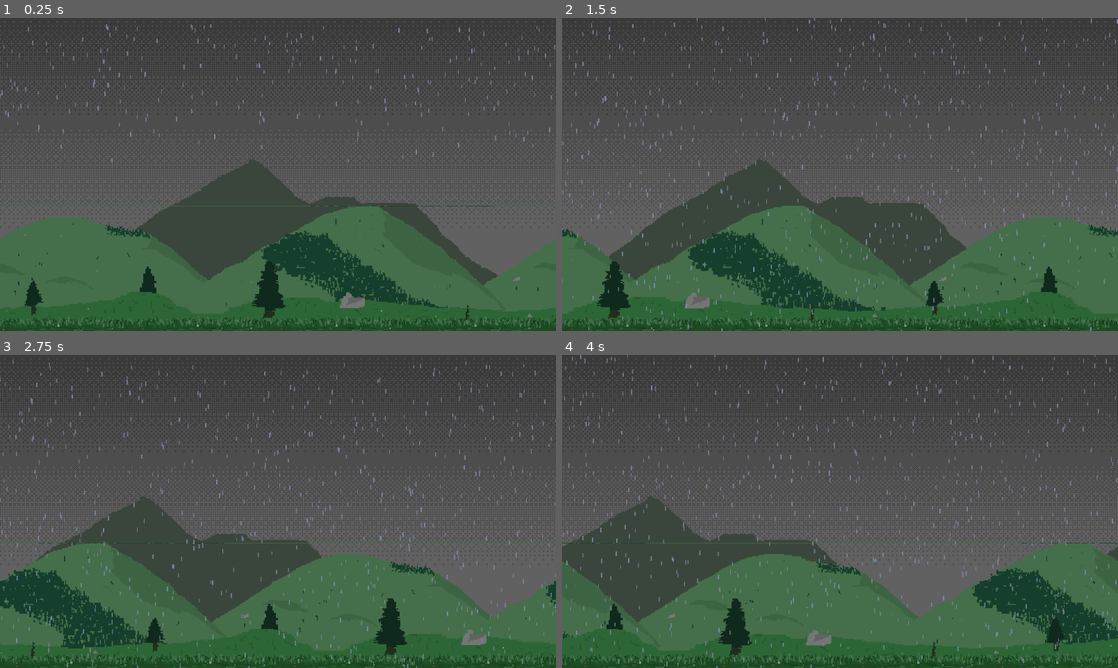
Above: before the commit, frames 1-4 (two rows, left to right).
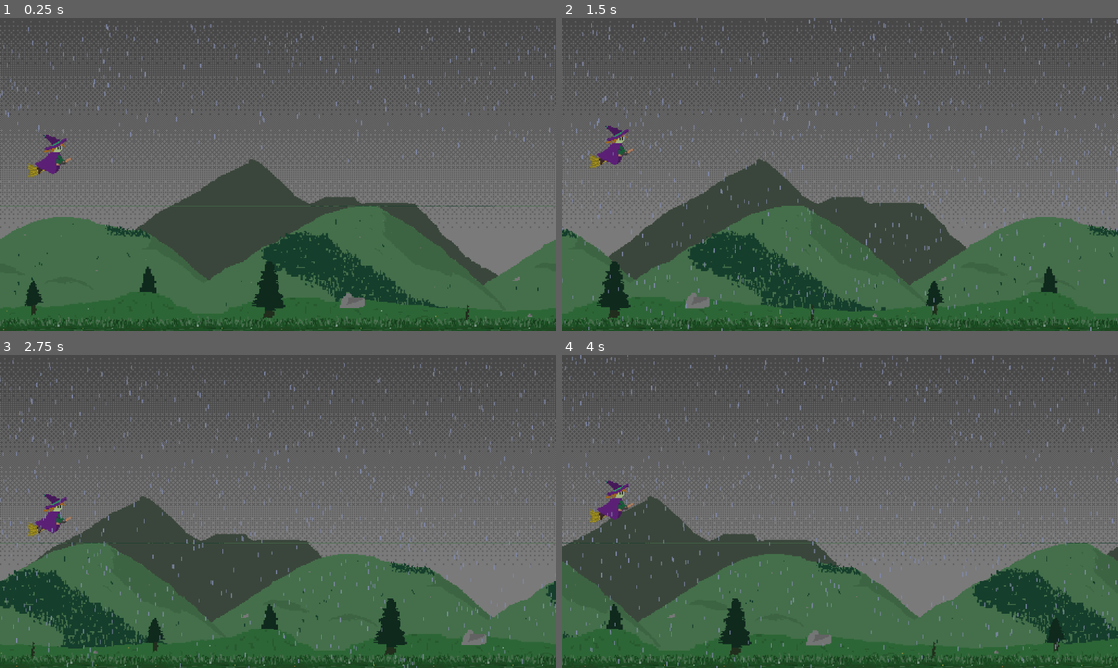
Above: after the commit, the same moments.

Repository: ClementRivaille/storm-witch
Game: Godot game, scene res://main.tscn
Same seed, same stepped clock (60 frames per second), same inputs: the game is played once before the commit and once after it.
Inputs:
- Up to frame 1 (0.25 s): no input
- Up to frame 2 (1.5 s): hold Up (ui_up) 0.53-1.28 s; hold Down (ui_down) from 1.28 s (still down)
- Up to frame 3 (2.75 s): release Down (ui_down) at 2.03 s; hold Up (ui_up) from 2.03 s (still down)
- Up to frame 4 (4 s): release Up (ui_up) at 3.53 s; hold Down (ui_down) from 3.53 s (still down)

The runs differ from the first frame. In frame 1, 6.1% of the frame differs, in the area x 0-100%, y 37-83%; in frame 2, 5.1%; in frame 3, 6.3%, in the area x 0-100%, y 39-84%; in frame 4, 6.1%.

Commit message:
feat: character control

Diff:
--- a/main.tscn
+++ b/main.tscn
@@ -1,13 +1,10 @@
-[gd_scene load_steps=12 format=3 uid="uid://dywdey6v3mhec"]
+[gd_scene load_steps=11 format=3 uid="uid://dywdey6v3mhec"]
 
-[ext_resource type="Texture2D" uid="uid://d2iba3hllntgx" path="res://assets/textures/field_1.png" id="1_sbwsi"]
 [ext_resource type="Texture2D" uid="uid://bhy4q7epwruwk" path="res://assets/textures/sky_1.png" id="1_vue8f"]
 [ext_resource type="Texture2D" uid="uid://cj61jf5juy1ur" path="res://assets/sprites/particles/rain-drop_1.png" id="3_1wp1n"]
-[ext_resource type="Texture2D" uid="uid://bet7pwvijwvlk" path="res://assets/textures/grass.png" id="3_dur6k"]
-[ext_resource type="Script" path="res://scripts/ScrollBackground.gd" id="3_kvrr4"]
-[ext_resource type="Script" path="res://scripts/ScrollableLayer.gd" id="5_0pjhe"]
-[ext_resource type="Texture2D" uid="uid://yma457vwqck" path="res://assets/textures/field_2.png" id="7_p4d46"]
-[ext_resource type="Texture2D" uid="uid://bhincxiqfgn13" path="res://assets/textures/field_3.png" id="8_vmeyv"]
+[ext_resource type="PackedScene" uid="uid://86bl1vogmj8a" path="res://scenes/bg_lvl1.tscn" id="3_4qb4u"]
+[ext_resource type="Script" path="res://scripts/Witch.gd" id="4_mfh7k"]
+[ext_resource type="Texture2D" uid="uid://dsa6d1ld3o6at" path="res://assets/sprites/witch.png" id="9_ejbf4"]
 
 [sub_resource type="Gradient" id="Gradient_2dxoe"]
 colors = PackedColorArray(1, 1, 1, 0.701961, 1, 1, 1, 1)
@@ -32,6 +29,12 @@
 color_initial_ramp = SubResource("GradientTexture1D_0d2cg")
 attractor_interaction_enabled = false
 
+[sub_resource type="CircleShape2D" id="CircleShape2D_w4tjs"]
+radius = 19.2167
+
+[sub_resource type="RectangleShape2D" id="RectangleShape2D_w4onl"]
+size = Vector2(1300, 40)
+
 [node name="Main" type="Node2D"]
 texture_filter = 1
 texture_repeat = 2
@@ -39,7 +42,7 @@
 [node name="DirectionalLight2D" type="DirectionalLight2D" parent="."]
 energy = 0.2
 blend_mode = 1
-range_layer_min = -512
+range_layer_min = -9
 range_layer_max = 100
 height = 1.0
 max_distance = 720.0
@@ -60,7 +63,7 @@
 [node name="Sky" type="CanvasLayer" parent="."]
 layer = -10
 
-[node name="Sprite2D" type="Sprite2D" parent="Sky"]
+[node name="Lvl1" type="Sprite2D" parent="Sky"]
 z_index = -1
 z_as_relative = false
 scale = Vector2(2.5, 2.5)
@@ -69,64 +72,36 @@
 
 [node name="Background" type="Node2D" parent="."]
 
-[node name="Level1" type="Node2D" parent="Background"]
-script = ExtResource("3_kvrr4")
-speed = 500.0
+[node name="Level1" parent="Background" instance=ExtResource("3_4qb4u")]
 
-[node name="Foreground" type="Node2D" parent="Background/Level1"]
+[node name="Witch" type="CharacterBody2D" parent="."]
+position = Vector2(114, 318)
+scale = Vector2(2.5, 2.5)
+motion_mode = 1
+script = ExtResource("4_mfh7k")
+max_speed = 800.0
+momentum_speed = 30.0
+deceleration_factor = 0.85
+lose_momentum = 0.016
 
-[node name="Grass" type="Polygon2D" parent="Background/Level1/Foreground"]
-texture_filter = 1
-texture_repeat = 2
-position = Vector2(0, 720)
-scale = Vector2(2.5, 2.5)
-antialiased = true
-texture = ExtResource("3_dur6k")
-texture_offset = Vector2(0, -14)
-polygon = PackedVector2Array(0, 0, 1024, 0, 1024, -14, 0, -14)
+[node name="Sprite" type="Sprite2D" parent="Witch"]
+scale = Vector2(1, 1)
+texture = ExtResource("9_ejbf4")
 
-[node name="Parallax" type="ParallaxBackground" parent="Background/Level1"]
-layer = -5
-scroll_ignore_camera_zoom = true
+[node name="CollisionShape2D" type="CollisionShape2D" parent="Witch"]
+shape = SubResource("CircleShape2D_w4tjs")
 
-[node name="Field3" type="ParallaxLayer" parent="Background/Level1/Parallax"]
-motion_scale = Vector2(0.2, 0.2)
-script = ExtResource("5_0pjhe")
+[node name="debug" type="Label" parent="Witch"]
+visible = false
+offset_right = 40.0
+offset_bottom = 23.0
 
-[node name="Polygon2D" type="Polygon2D" parent="Background/Level1/Parallax/Field3"]
-texture_filter = 1
-texture_repeat = 2
-position = Vector2(0, 720)
-scale = Vector2(2.5, 2.5)
-antialiased = true
-texture = ExtResource("8_vmeyv")
-texture_offset = Vector2(0, -158)
-polygon = PackedVector2Array(0, 0, 1024, 0, 1024, -158, 0, -158)
+[node name="Walls" type="StaticBody2D" parent="."]
 
-[node name="Field2" type="ParallaxLayer" parent="Background/Level1/Parallax"]
-motion_scale = Vector2(0.5, 0.5)
-script = ExtResource("5_0pjhe")
+[node name="CollisionShape2D" type="CollisionShape2D" parent="Walls"]
+position = Vector2(653, 720)
+shape = SubResource("RectangleShape2D_w4onl")
 
-[node name="Polygon2D" type="Polygon2D" parent="Background/Level1/Parallax/Field2"]
-texture_filter = 1
-texture_repeat = 2
-position = Vector2(0, 720)
-scale = Vector2(2.5, 2.5)
-antialiased = true
-texture = ExtResource("7_p4d46")
-texture_offset = Vector2(0, -115)
-polygon = PackedVector2Array(0, 0, 1024, 0, 1024, -115, 0, -115)
-
-[node name="Field1" type="ParallaxLayer" parent="Background/Level1/Parallax"]
-motion_scale = Vector2(0.8, 0.8)
-script = ExtResource("5_0pjhe")
-
-[node name="Polygon2D" type="Polygon2D" parent="Background/Level1/Parallax/Field1"]
-texture_filter = 1
-texture_repeat = 2
-position = Vector2(0, 720)
-scale = Vector2(2.5, 2.5)
-antialiased = true
-texture = ExtResource("1_sbwsi")
-texture_offset = Vector2(0, -64)
-polygon = PackedVector2Array(0, 0, 1024, 0, 1024, -64, 0, -64)
+[node name="CollisionShape2D2" type="CollisionShape2D" parent="Walls"]
+position = Vector2(653, 0)
+shape = SubResource("RectangleShape2D_w4onl")
--- /dev/null
+++ b/scenes/bg_lvl1.tscn
@@ -0,0 +1,70 @@
+[gd_scene load_steps=7 format=3 uid="uid://86bl1vogmj8a"]
+
+[ext_resource type="Script" path="res://scripts/ScrollBackground.gd" id="1_t0mfe"]
+[ext_resource type="Texture2D" uid="uid://bet7pwvijwvlk" path="res://assets/textures/grass.png" id="2_magau"]
+[ext_resource type="Script" path="res://scripts/ScrollableLayer.gd" id="3_sdh2v"]
+[ext_resource type="Texture2D" uid="uid://bhincxiqfgn13" path="res://assets/textures/field_3.png" id="4_tvhjy"]
+[ext_resource type="Texture2D" uid="uid://yma457vwqck" path="res://assets/textures/field_2.png" id="5_rvf3j"]
+[ext_resource type="Texture2D" uid="uid://d2iba3hllntgx" path="res://assets/textures/field_1.png" id="6_hu5aq"]
+
+[node name="Level1" type="Node2D"]
+script = ExtResource("1_t0mfe")
+speed = 500.0
+
+[node name="Foreground" type="Node2D" parent="."]
+
+[node name="Grass" type="Polygon2D" parent="Foreground"]
+texture_filter = 1
+texture_repeat = 2
+position = Vector2(0, 720)
+scale = Vector2(2.5, 2.5)
+antialiased = true
+texture = ExtResource("2_magau")
+texture_offset = Vector2(0, -14)
+polygon = PackedVector2Array(0, 0, 1024, 0, 1024, -14, 0, -14)
+
+[node name="Parallax" type="ParallaxBackground" parent="."]
+layer = -5
+scroll_ignore_camera_zoom = true
+
+[node name="Field3" type="ParallaxLayer" parent="Parallax"]
+motion_scale = Vector2(0.2, 0.2)
+script = ExtResource("3_sdh2v")
+
+[node name="Polygon2D" type="Polygon2D" parent="Parallax/Field3"]
+texture_filter = 1
+texture_repeat = 2
+position = Vector2(0, 720)
+scale = Vector2(2.5, 2.5)
+antialiased = true
+texture = ExtResource("4_tvhjy")
+texture_offset = Vector2(0, -158)
+polygon = PackedVector2Array(0, 0, 1024, 0, 1024, -158, 0, -158)
+
+[node name="Field2" type="ParallaxLayer" parent="Parallax"]
+motion_scale = Vector2(0.5, 0.5)
+script = ExtResource("3_sdh2v")
+
+[node name="Polygon2D" type="Polygon2D" parent="Parallax/Field2"]
+texture_filter = 1
+texture_repeat = 2
+position = Vector2(0, 720)
+scale = Vector2(2.5, 2.5)
+antialiased = true
+texture = ExtResource("5_rvf3j")
+texture_offset = Vector2(0, -115)
+polygon = PackedVector2Array(0, 0, 1024, 0, 1024, -115, 0, -115)
+
+[node name="Field1" type="ParallaxLayer" parent="Parallax"]
+motion_scale = Vector2(0.8, 0.8)
+script = ExtResource("3_sdh2v")
+
+[node name="Polygon2D" type="Polygon2D" parent="Parallax/Field1"]
+texture_filter = 1
+texture_repeat = 2
+position = Vector2(0, 720)
+scale = Vector2(2.5, 2.5)
+antialiased = true
+texture = ExtResource("6_hu5aq")
+texture_offset = Vector2(0, -64)
+polygon = PackedVector2Array(0, 0, 1024, 0, 1024, -64, 0, -64)
--- /dev/null
+++ b/scripts/Witch.gd
@@ -0,0 +1,45 @@
+extends CharacterBody2D
+class_name Witch
+
+@export var max_speed: float = 300.0
+@export var acceleration: float = 20.0
+@export var speed_up: float = 50.0
+@export var momentum_speed: float = 20.0
+
+@export var deceleration_factor: float = 0.4
+@export var lose_momentum: float = 0.001
+
+const VELOCITY_FLOOR := 5.0
+
+var momentum: float = 0.0
+
+@onready var debug: Label = $debug
+
+func _physics_process(delta: float) -> void:
+  if is_on_wall():
+    velocity.y = 0
+
+  # steer
+  var direction := Input.get_axis("ui_up", "ui_down")
+  if direction:
+    if direction > 0:
+      if absf(velocity.y) < max_speed:
+        velocity.y = velocity.y + acceleration
+    else:
+      velocity.y = maxf(velocity.y - acceleration - momentum_speed * momentum, - speed_up - max_speed * momentum)
+  elif absf(velocity.y) > 0.0:
+    velocity.y = velocity.y * deceleration_factor
+    if absf(velocity.y) < 0.0000001:
+      velocity.y = 0.0
+
+  # momentum
+  var r_velocity := get_real_velocity()
+  if (r_velocity.y > VELOCITY_FLOOR):
+    momentum = maxf(momentum, r_velocity.y / max_speed)
+  elif momentum > 0:
+    momentum = maxf(0, momentum - lose_momentum)
+
+  if (debug.visible):
+    debug.text = "M %s  V %s" % [momentum, velocity.y]
+
+  move_and_slide()
Binary file added: assets/sprites/witch.png
Not shown, added: assets/sprites/witch.png.import
Not shown, changed: assets/sprites/pixelorama/witch.pxo
Not shown, added: dev/scroll.gif
